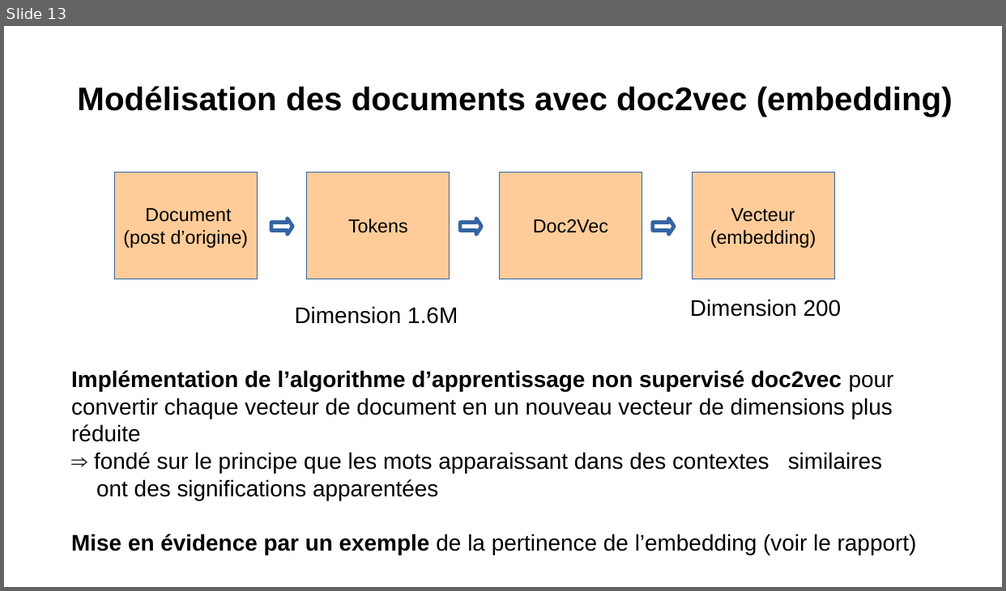
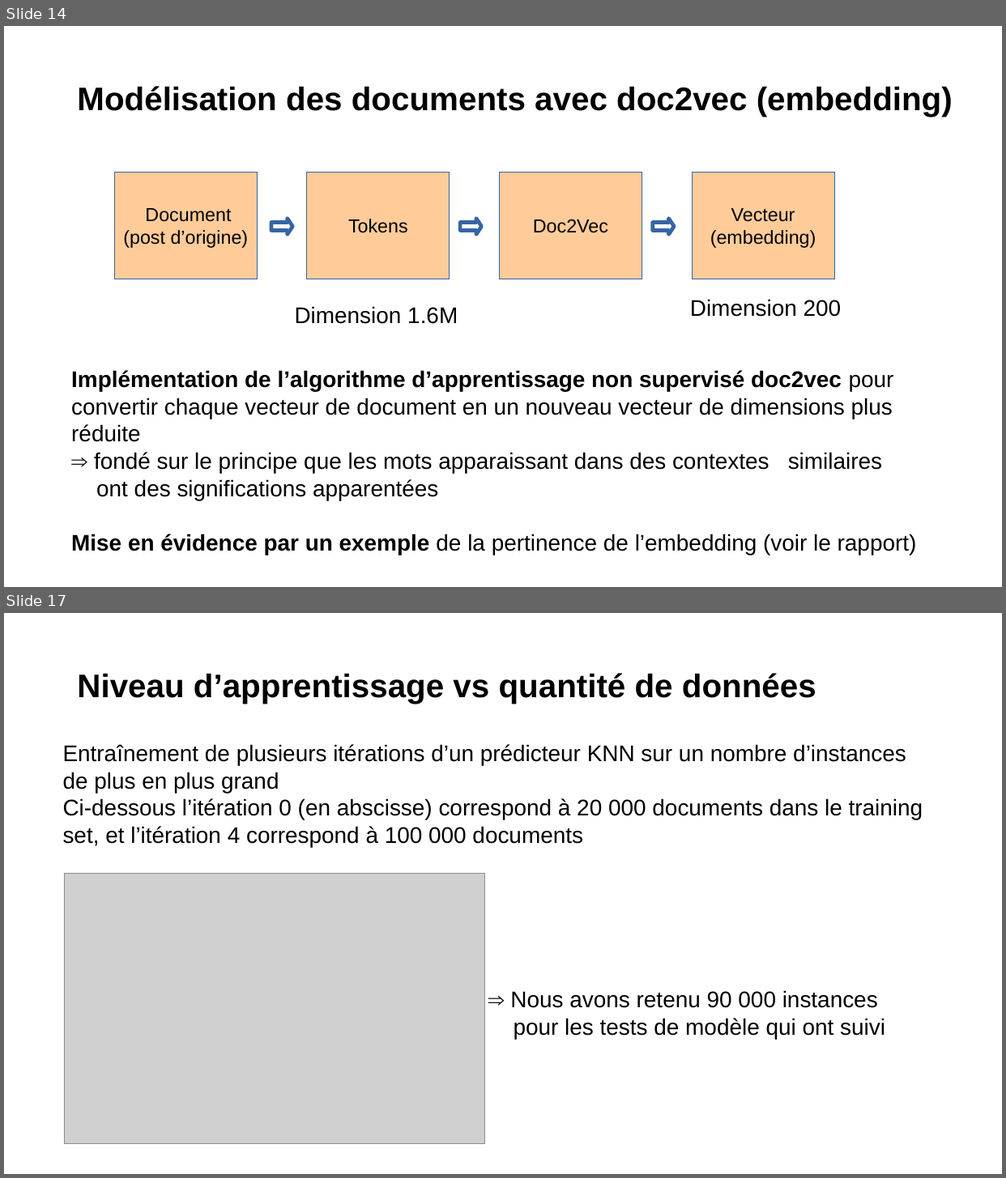
Before and after one commit to Severac/openclassrooms, a slide deck: PJ6/Presentation/PJ6_Presentation.odp. Shown one above the other, each under a label of ours: slide 13 before the commit, slides 14 and 17 after it; the slides between them are not shown. The pictures are 1006x591 and 1006x1178 pixels, drawn with LibreOffice and Linux fonts; fonts in the diff are those of the drawing; grey boxes stand for pictures. Boxes give left, top, right and bottom in pixels: in the first picture for what was removed or moved away, otherwise in the second. Text is boxed around its words. In the diff, an @@ line names an element or a change of style, - is before the commit and + after.

Commit message:
PJ6: màj prez, et modélisation: résultats suite à clean des instances sans tag sur training set

```diff
--- a/PJ6/Presentation/PJ6_Presentation.odp
+++ b/PJ6/Presentation/PJ6_Presentation.odp
@@ slide 17 added at box(4, 613, 1002, 1174), background #FFFFFF @@
@@ text added at box(77, 673, 816, 704), 26 pt, text #000000, bold @@
+Niveau d’apprentissage vs quantité de données
@@ text added at box(63, 744, 923, 847), 18 pt, text #000000 @@
+Entraînement de plusieurs itérations d’un prédicteur KNN sur un nombre d’instances de plus en plus grand
+Ci-dessous l’itération 0 (en abscisse) correspond à 20 000 documents dans le training set, et l’itération 4 correspond à 100 000 documents
@@ picture added at box(65, 873, 486, 1144) @@
@@ text added at box(510, 990, 885, 1039), 18 pt, text #000000 @@
+⇒ Nous avons retenu 90 000 instances
+pour les tests de modèle qui ont suivi
@@ what was slide 13 is now slide 14 @@
```
Also in this commit, not shown: 12 other slides added, 2 other files.
